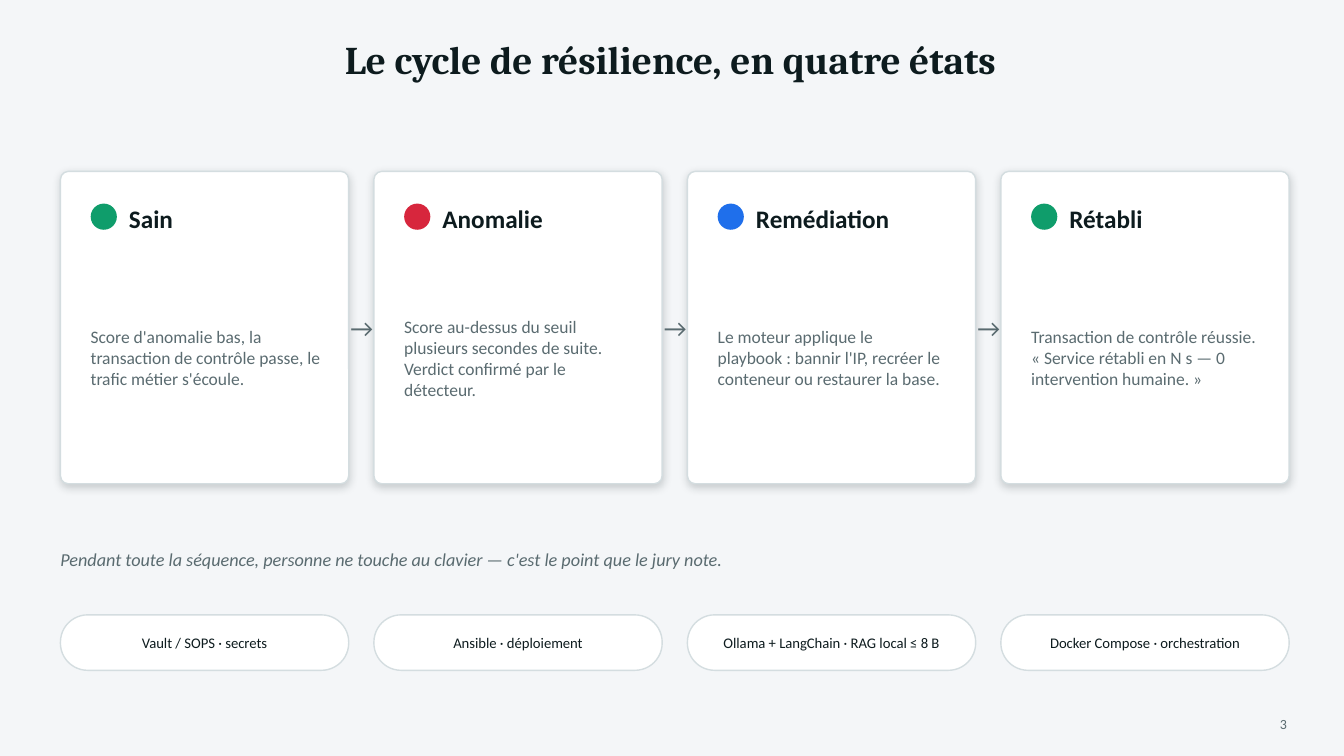
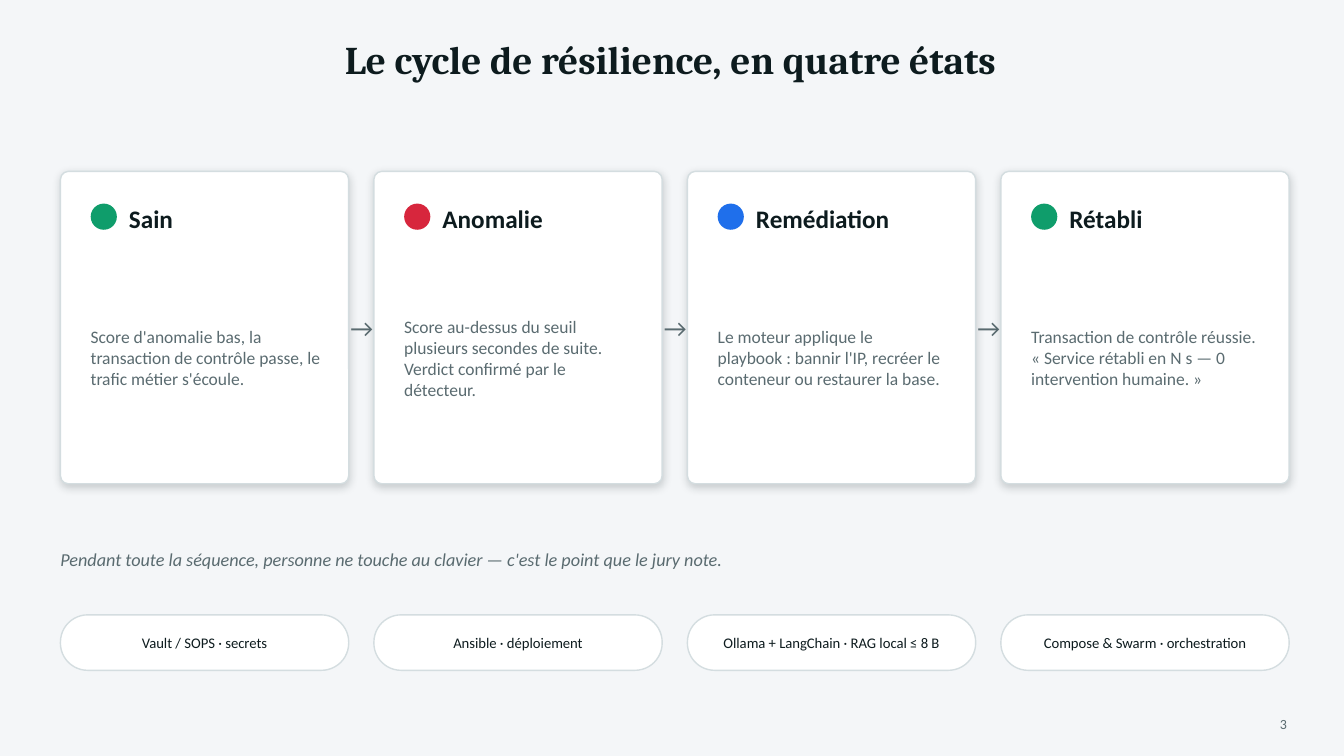
Before and after one commit to Zouitni-Yassine/M2-EPSI-Workshop, a slide deck: slide 3 of docs/Architecture-RESILIENCE-ALPHA.pptx. Drawn at 1344x756 pixels with LibreOffice and Linux fonts; fonts in the diff are those of the drawing. Boxes give left, top, right and bottom in pixels: in the first picture for what was removed or moved away, otherwise in the second. Text is boxed around its words. In the diff, an @@ line names an element or a change of style, - is before the commit and + after.

```diff
--- a/docs/Architecture-RESILIENCE-ALPHA.pptx
+++ b/docs/Architecture-RESILIENCE-ALPHA.pptx
@@ text at bbox=[1044, 638, 1246, 651]: text changed @@
-Docker Compose · orchestration
+Compose & Swarm · orchestration
```
Also in this commit, not shown: 1 other slide changed, 3 other files.
